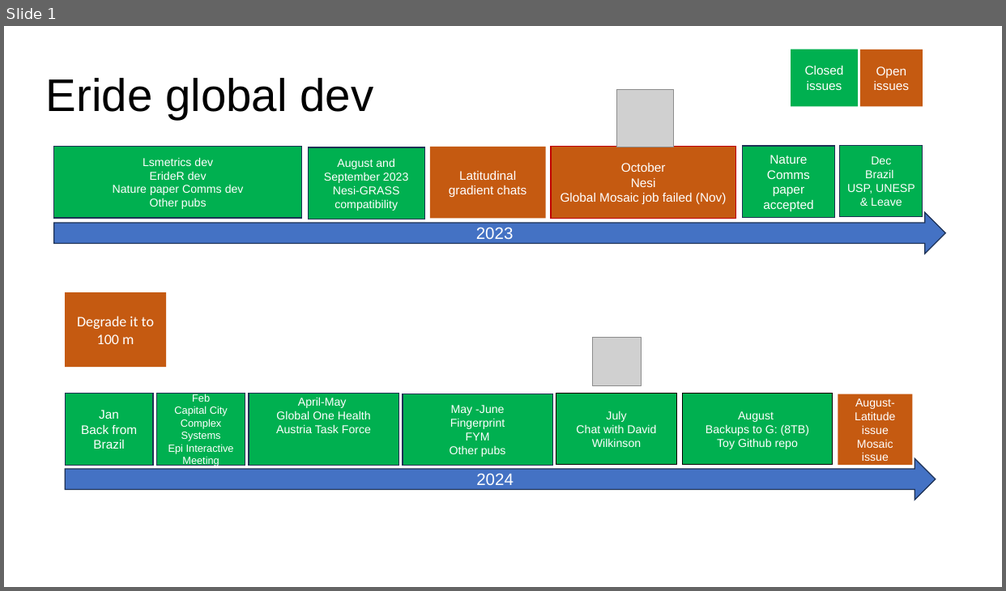
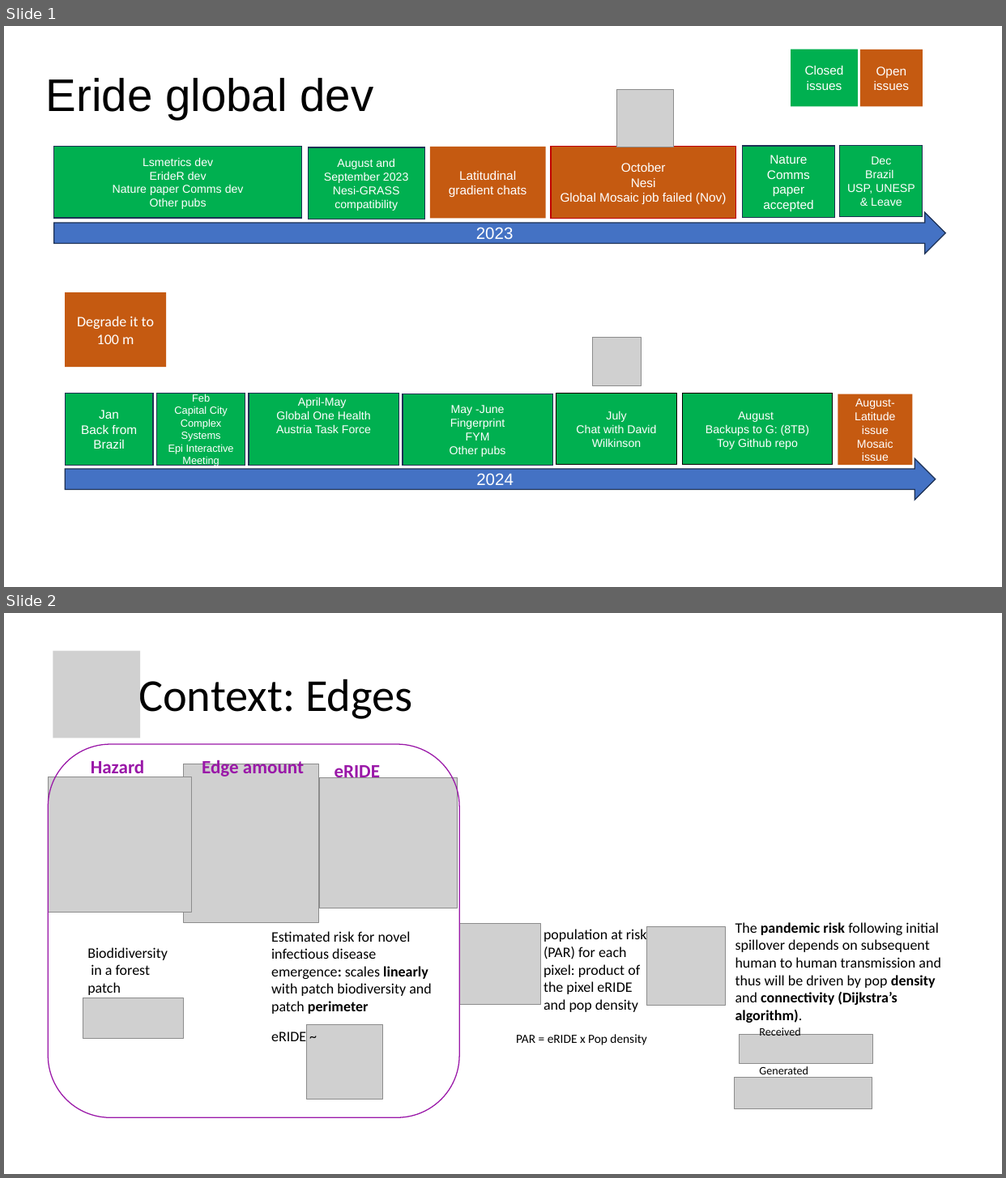
Before and after one commit to renatamuy/eride, a slide deck: workflow/eride_global_dev.pptx. Shown one above the other, each under a label of ours: slide 1 before the commit, slides 1 and 2 after it. The pictures are 1006x591 and 1006x1178 pixels, drawn with LibreOffice and Linux fonts; fonts in the diff are those of the drawing; grey boxes stand for pictures. Boxes give left, top, right and bottom in pixels: in the first picture for what was removed or moved away, otherwise in the second. Text is boxed around its words. In the diff, an @@ line names an element or a change of style, - is before the commit and + after.

```diff
--- a/workflow/eride_global_dev.pptx
+++ b/workflow/eride_global_dev.pptx
@@ slide 2 added at <box>4,613,1002,1174</box>, background #FFFFFF @@
@@ picture added at <box>53,651,140,739</box> @@
@@ text added at <box>138,673,413,722</box>, 44 pt, text #000000 @@
+Context: Edges
@@ rounded rectangle added at <box>49,744,460,1118</box>, outline #9A18A8 1 pt @@
@@ text added at <box>202,757,304,777</box>, 18 pt, text #9A18A8, bold @@
+Edge amount
@@ picture added at <box>49,777,191,913</box> @@
@@ text added at <box>91,760,145,779</box>, 18 pt, text #9A18A8, bold @@
+Hazard
@@ picture added at <box>184,764,318,923</box> @@
@@ picture added at <box>319,777,458,908</box> @@
@@ text added at <box>334,761,381,778</box>, 18 pt, text #9A18A8, bold @@
+eRIDE
@@ text added at <box>271,1032,306,1041</box>, 14 pt, text #000000 @@
+eRIDE ~
@@ group added at <box>83,922,941,1110</box>: 7 texts, 6 pictures @@
+Biodidiversity
+in a forest patch
+The pandemic risk following initial spillover depends on subsequent human to human transmission and thus will be driven by pop density and connectivity (Dijkstra’s algorithm).
+Estimated risk for novel infectious disease emergence: scales linearly with patch biodiversity and patch perimeter
+population at risk (PAR) for each pixel: product of the pixel eRIDE and pop density
+Received
+Generated
+PAR = eRIDE x Pop density
```
Also in this commit, not shown: 1 slide changed, 4 other slides added, 1 other file.
